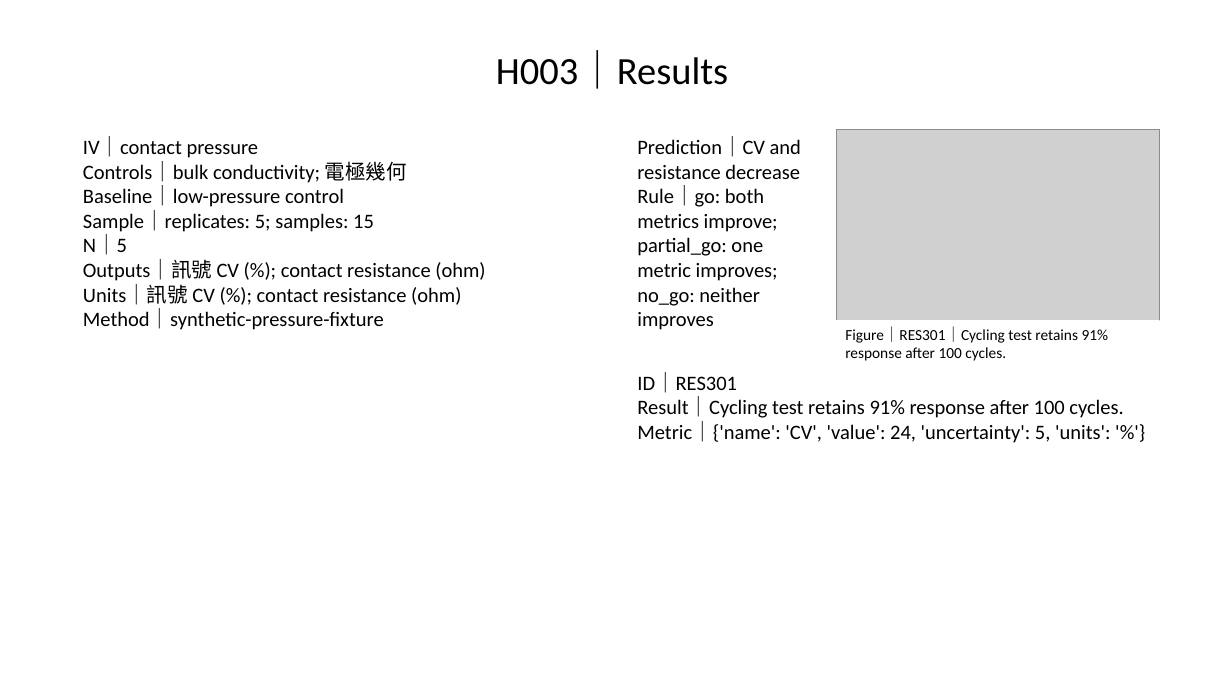
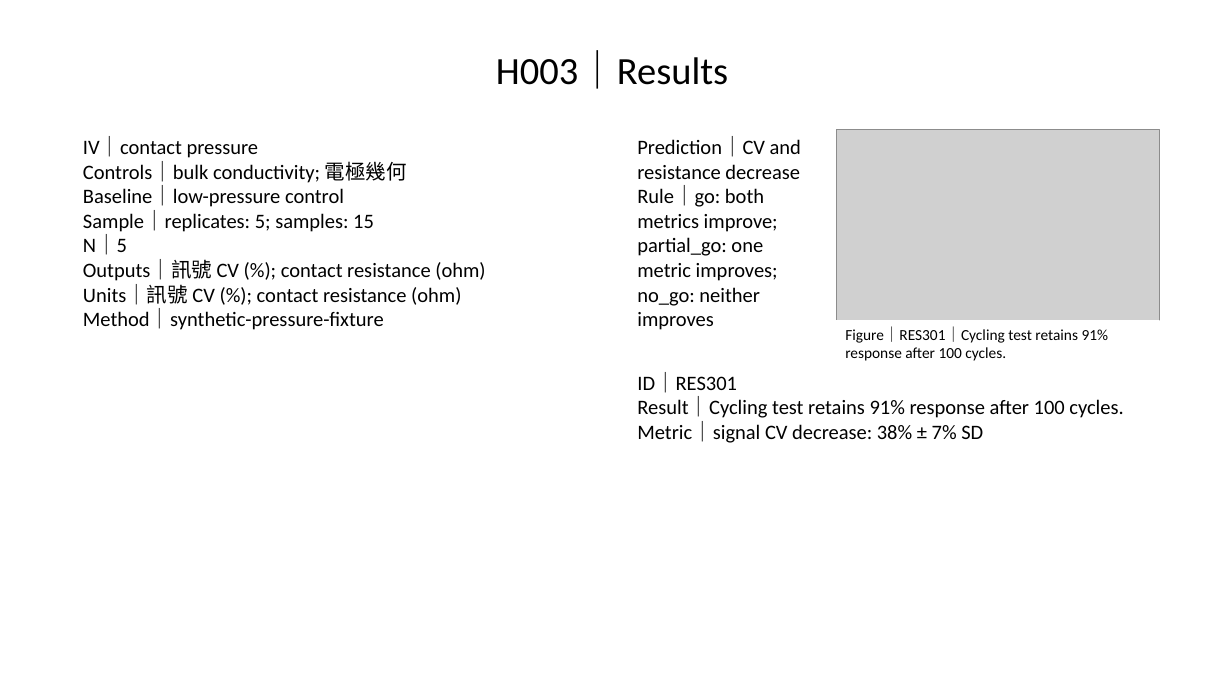
Before and after one commit to Gary0915/AI-Research-SKILLs, a slide deck: slide 27 of thesis-deck-system/artifacts/phase2/n-layer-acceptance-deck.pptx. Drawn at 1232x693 pixels with LibreOffice and Linux fonts; fonts in the diff are those of the drawing; grey boxes stand for pictures. Boxes give left, top, right and bottom in pixels: in the first picture for what was removed or moved away, otherwise in the second. Text is boxed around its words. In the diff, an @@ line names an element or a change of style, - is before the commit and + after.

```diff
--- a/thesis-deck-system/artifacts/phase2/n-layer-acceptance-deck.pptx
+++ b/thesis-deck-system/artifacts/phase2/n-layer-acceptance-deck.pptx
@@ text at [637,422,983,443]: text changed @@
-Metric｜{'name': 'CV', 'value': 24, 'uncertainty': 5, 'units': '%'}
+Metric｜signal CV decrease: 38% ± 7% SD
```
Also in this commit, not shown: 3 other slides changed, 55 other files.
